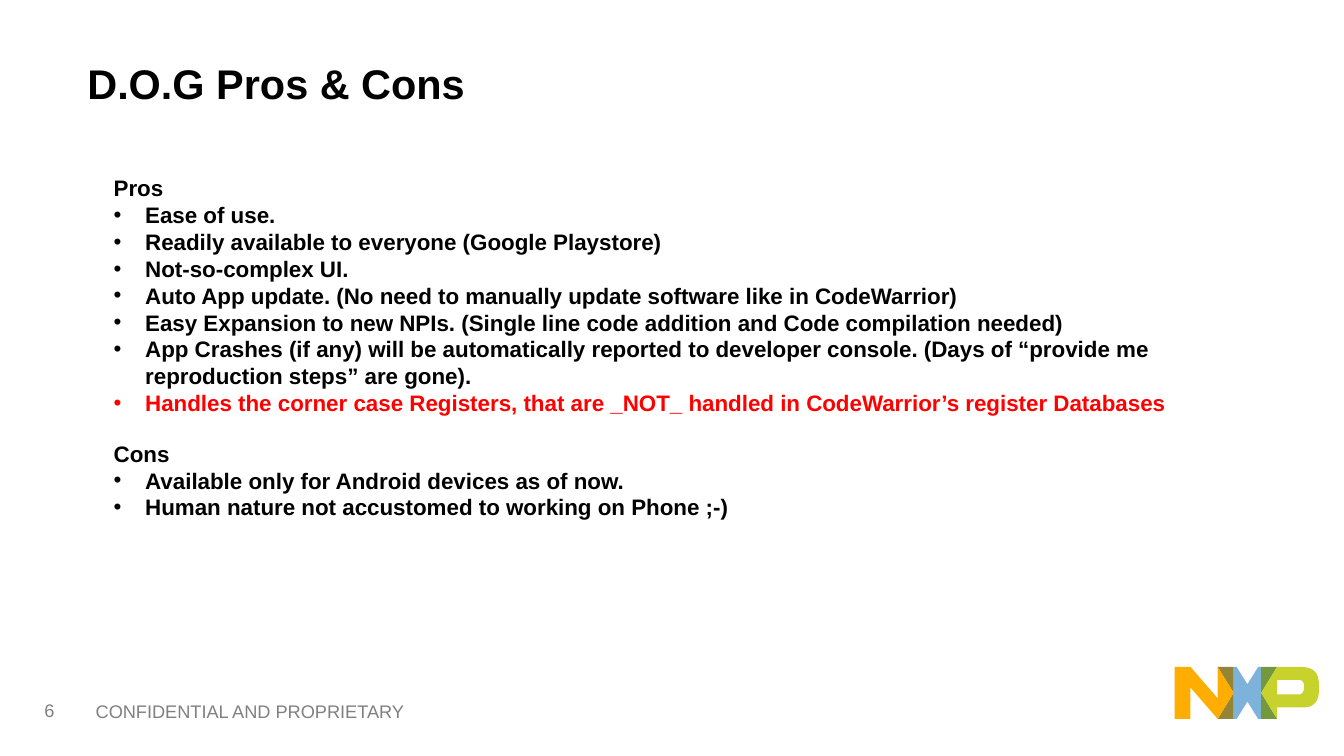
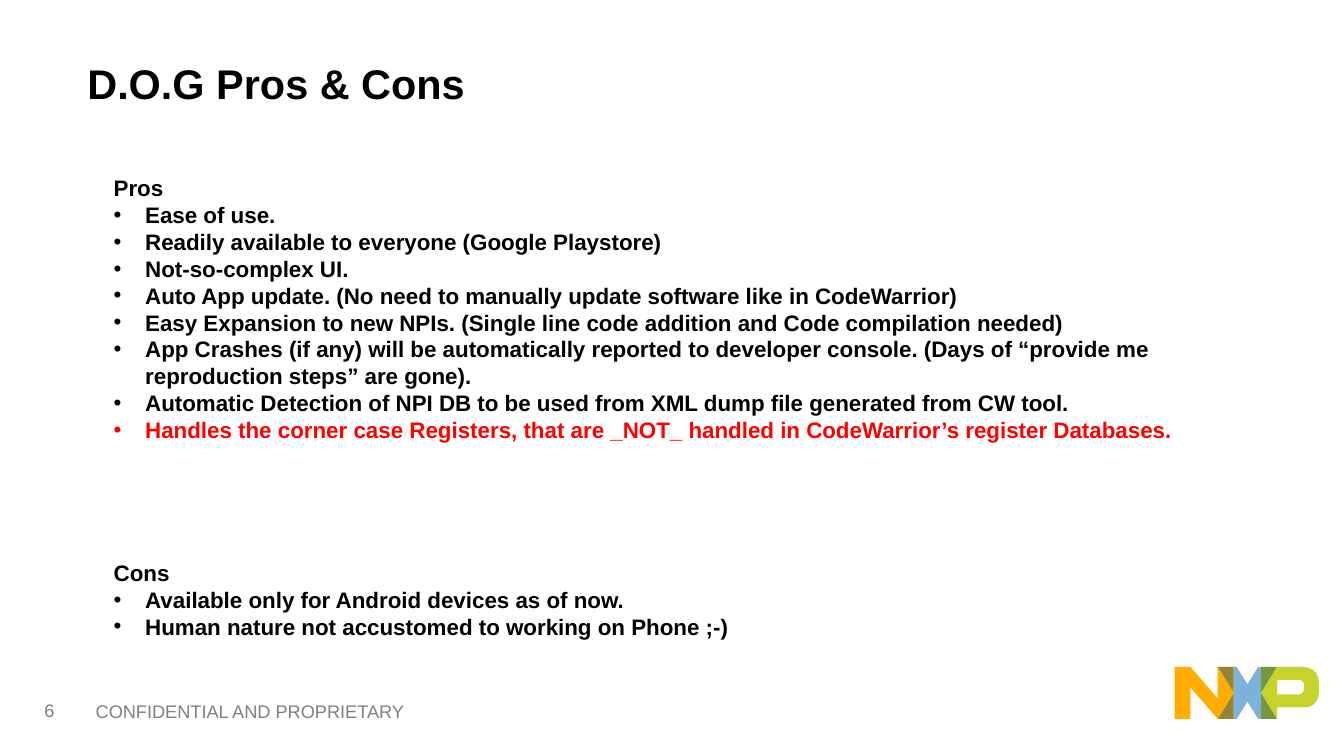
Before and after one commit to softwaresunleashed/dog, a slide deck: slide 7 of demo_artifacts/DOG-DebugOnGo.pptx. Drawn at 1344x756 pixels with LibreOffice and Linux fonts; fonts in the diff are those of the drawing. Boxes give left, top, right and bottom in pixels: in the first picture for what was removed or moved away, otherwise in the second. Text is boxed around its words. In the diff, an @@ line names an element or a change of style, - is before the commit and + after.

Commit message:
PC and SP description updated in XML. Added another advantage in PPT (Automatic Detection of NPI database from XML Dump file)

```diff
--- a/demo_artifacts/DOG-DebugOnGo.pptx
+++ b/demo_artifacts/DOG-DebugOnGo.pptx
@@ text at bbox=[145, 394, 1171, 443]: text changed @@
-• Handles the corner case Registers, that are _NOT_ handled in CodeWarrior’s register Databases
+• Automatic Detection of NPI DB to be used from XML dump file generated from CW tool.
+• Handles the corner case Registers, that are _NOT_ handled in CodeWarrior’s register Databases.
@@ text "Cons": place and size @@
-text "Cons" at bbox=[114, 446, 699, 520]
+text "Cons" at bbox=[114, 565, 699, 640]
```
Also in this commit, not shown: 2 other files.
